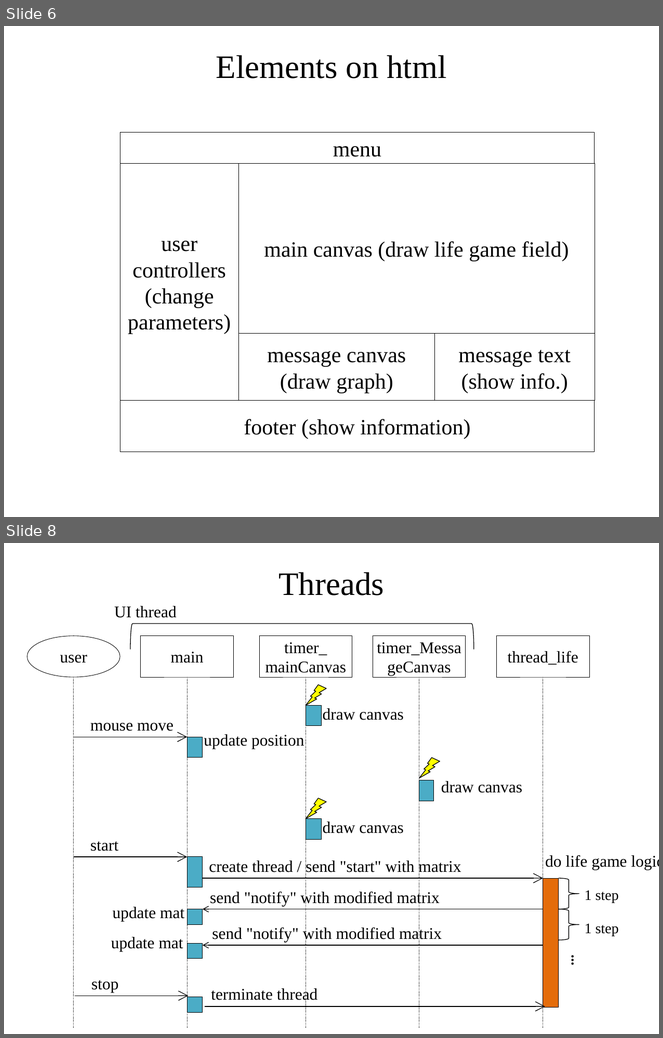
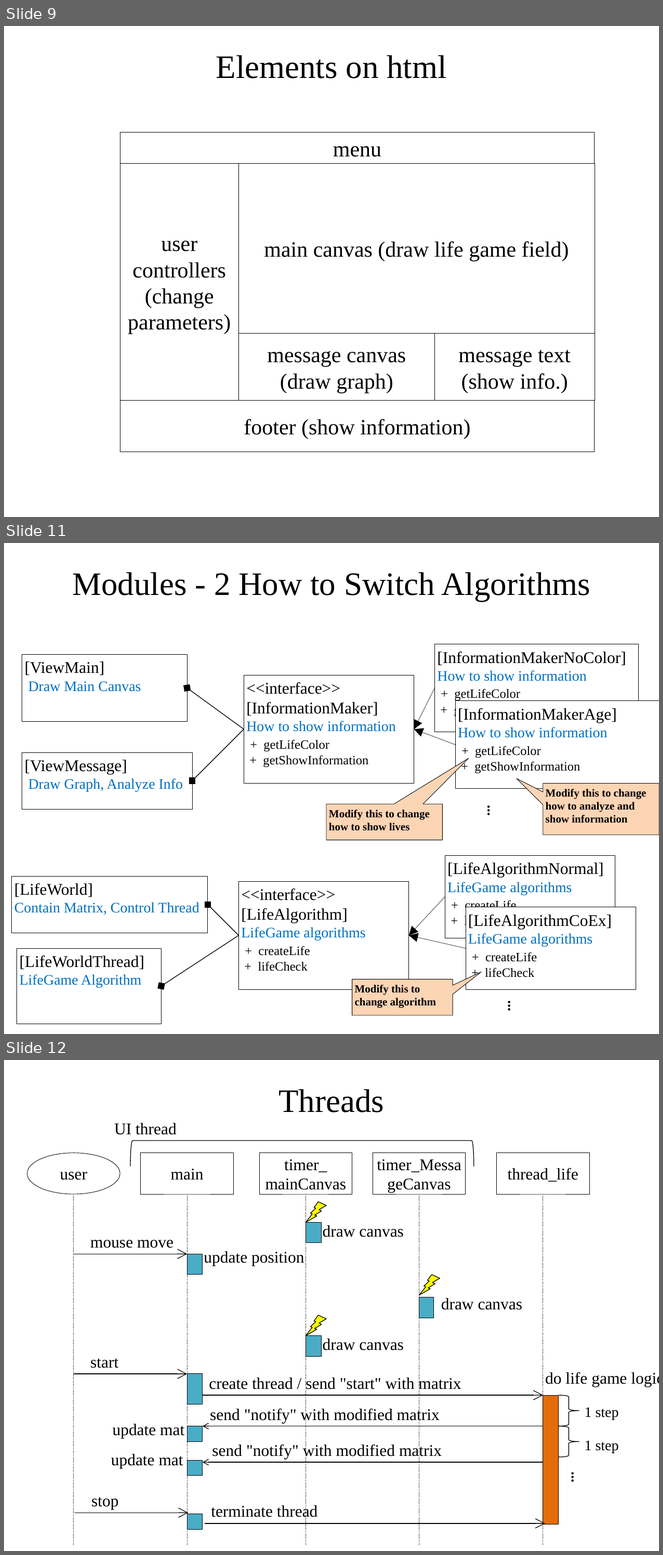
Before and after one commit to iwatake2222/LifeGame, a slide deck: LifeGameDesignDocument.pptx. Shown one above the other, each under a label of ours: slides 6 and 8 before the commit, slides 9, 11 and 12 after it; the slides between them are not shown. The pictures are 663x1038 and 663x1555 pixels, drawn with LibreOffice and Linux fonts; fonts in the diff are those of the drawing. Boxes give left, top, right and bottom in pixels: in the first picture for what was removed or moved away, otherwise in the second. Text is boxed around its words. In the diff, an @@ line names an element or a change of style, - is before the commit and + after.

Commit message:
version 1.1.0  - switchable algorithms and information structure  - implemented cooperative vs exclusive

```diff
--- a/LifeGameDesignDocument.pptx
+++ b/LifeGameDesignDocument.pptx
@@ slide 11 added at (x1=4, y1=543, x2=659, y2=1034), background #FFFFFF @@
@@ text added at (x1=72, y1=572, x2=591, y2=601), 36 pt, text #000000 @@
+Modules - 2 How to Switch Algorithms
@@ rectangle added at (x1=435, y1=644, x2=638, y2=732), fill #FFFFFF, outline #000000 0.5 pt, 14 pt, text #000000 @@
+[InformationMakerNoColor]
+How to show information
++ getLifeColor
++ getInformation
@@ rectangle added at (x1=22, y1=654, x2=188, y2=721), fill #FFFFFF, outline #000000 0.5 pt, 16 pt, text #0070C0 @@
+[ViewMain]
+Draw Main Canvas
@@ rectangle added at (x1=244, y1=676, x2=414, y2=783), fill #FFFFFF, outline #000000 0.5 pt, 14 pt, text #000000 @@
+<<interface>>
+[InformationMaker]
+How to show information
++ getLifeColor
++ getShowInformation
@@ arrow added from (244, 729) to (188, 688), #000000 0.75 pt @@
@@ arrow added from (435, 688) to (414, 729), #000000 0.75 pt dashed @@
@@ rectangle added at (x1=455, y1=701, x2=659, y2=788), fill #FFFFFF, outline #000000 0.5 pt, 14 pt, text #000000 @@
+[InformationMakerAge]
+How to show information
++ getLifeColor
++ getShowInformation
@@ arrow added from (244, 729) to (192, 781), #000000 0.75 pt @@
@@ arrow added from (455, 745) to (414, 729), #000000 0.75 pt dashed @@
@@ rectangle added at (x1=22, y1=753, x2=193, y2=810), fill #FFFFFF, outline #000000 0.5 pt, 16 pt, text #0070C0 @@
+[ViewMessage]
+Draw Graph, Analyze Info
@@ speech box added at (x1=543, y1=783, x2=659, y2=835), fill #FCD5B5, outline #000000 0.5 pt, 12 pt, text #000000, bold @@
+Modify this to change how to analyze and show information
@@ speech box added at (x1=326, y1=805, x2=442, y2=840), fill #FCD5B5, outline #000000 0.5 pt, 12 pt, text #000000, bold @@
+Modify this to change how to show lives
@@ text added at (x1=481, y1=799, x2=506, y2=831), 16 pt, text #000000, bold @@
+...
@@ rectangle added at (x1=445, y1=856, x2=616, y2=938), fill #FFFFFF, outline #000000 0.5 pt, 18 pt, text #000000 @@
+[LifeAlgorithmNormal]
+LifeGame algorithms
++ createLife
++ lifeCheck
@@ rectangle added at (x1=12, y1=876, x2=208, y2=934), fill #FFFFFF, outline #000000 0.5 pt, 16 pt, text #0070C0 @@
+[LifeWorld]
+Contain Matrix, Control Thread
@@ rectangle added at (x1=239, y1=882, x2=409, y2=990), fill #FFFFFF, outline #000000 0.5 pt, 18 pt, text #000000 @@
+<<interface>>
+[LifeAlgorithm]
+LifeGame algorithms
++ createLife
++ lifeCheck
@@ arrow added from (445, 897) to (409, 936), #000000 0.75 pt dashed @@
@@ arrow added from (239, 936) to (208, 905), #000000 0.75 pt @@
@@ rectangle added at (x1=466, y1=908, x2=636, y2=990), fill #FFFFFF, outline #000000 0.5 pt, 14 pt, text #000000 @@
+[LifeAlgorithmCoEx]
+LifeGame algorithms
++ createLife
++ lifeCheck
@@ arrow added from (239, 936) to (161, 987), #000000 0.75 pt @@
@@ arrow added from (466, 949) to (409, 936), #000000 0.75 pt dashed @@
@@ rectangle added at (x1=17, y1=949, x2=161, y2=1024), fill #FFFFFF, outline #000000 0.5 pt, 18 pt, text #000000 @@
+[LifeWorldThread]
+LifeGame Algorithm
@@ speech box added at (x1=352, y1=979, x2=453, y2=1015), fill #FCD5B5, outline #000000 0.5 pt, 12 pt, text #000000, bold @@
+Modify this to change algorithm
@@ text added at (x1=502, y1=995, x2=526, y2=1026), 16 pt, text #000000, bold @@
+...
@@ what was slide 6 is now slide 9 @@
@@ what was slide 8 is now slide 12 @@
```
Also in this commit, not shown: 7 slides changed, 4 other slides added, 19 other files.
